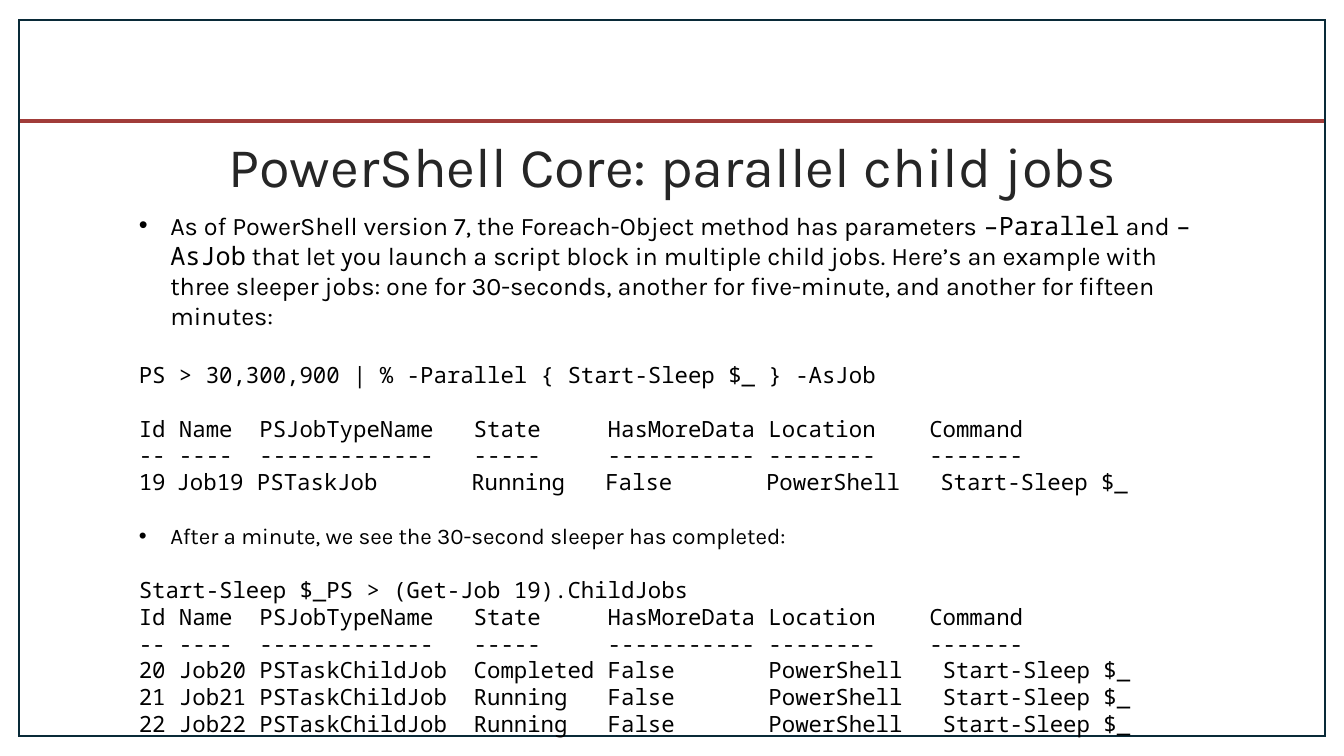
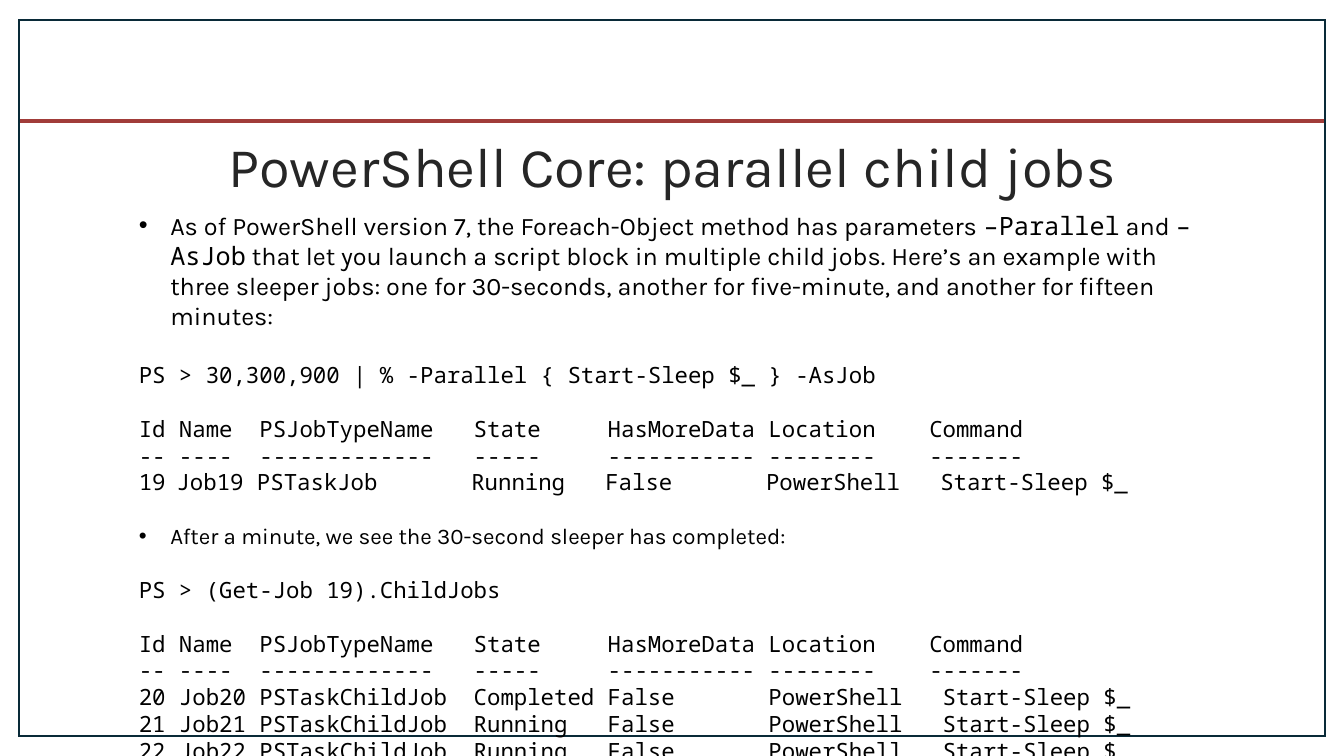
Before and after one commit to byui-cyber360/content, a slide deck: slide 12 of CYBER360-6.5-Jobs-Scheduled-Tasks.pptx. Drawn at 1344x756 pixels with LibreOffice and Linux fonts; fonts in the diff are those of the drawing; background and template pictures are left out. Boxes give left, top, right and bottom in pixels: in the first picture for what was removed or moved away, otherwise in the second. Text is boxed around its words. In the diff, an @@ line names an element or a change of style, - is before the commit and + after.

```diff
--- a/CYBER360-6.5-Jobs-Scheduled-Tasks.pptx
+++ b/CYBER360-6.5-Jobs-Scheduled-Tasks.pptx
@@ text at (139,581,500,602): text changed @@
-Start-Sleep $_PS > (Get-Job 19).ChildJobs
+PS > (Get-Job 19).ChildJobs
```
Also in this commit, not shown: 1 other slide changed, 5 other files.
